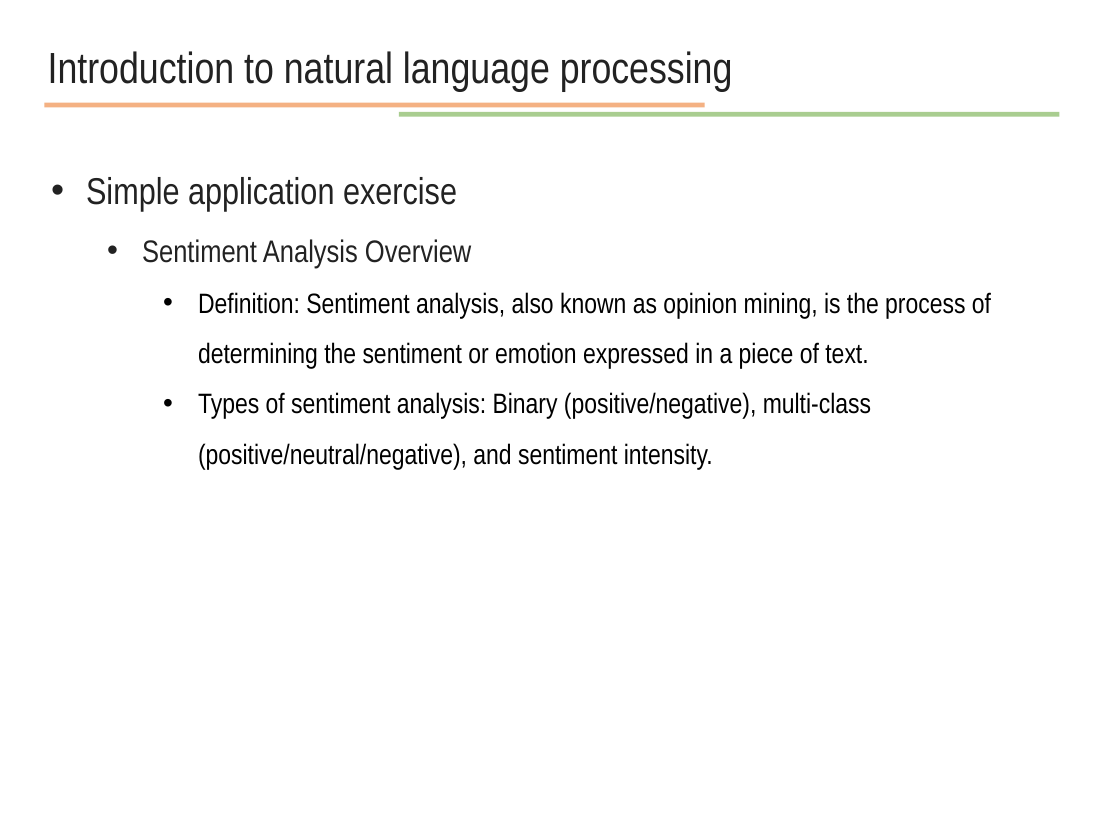
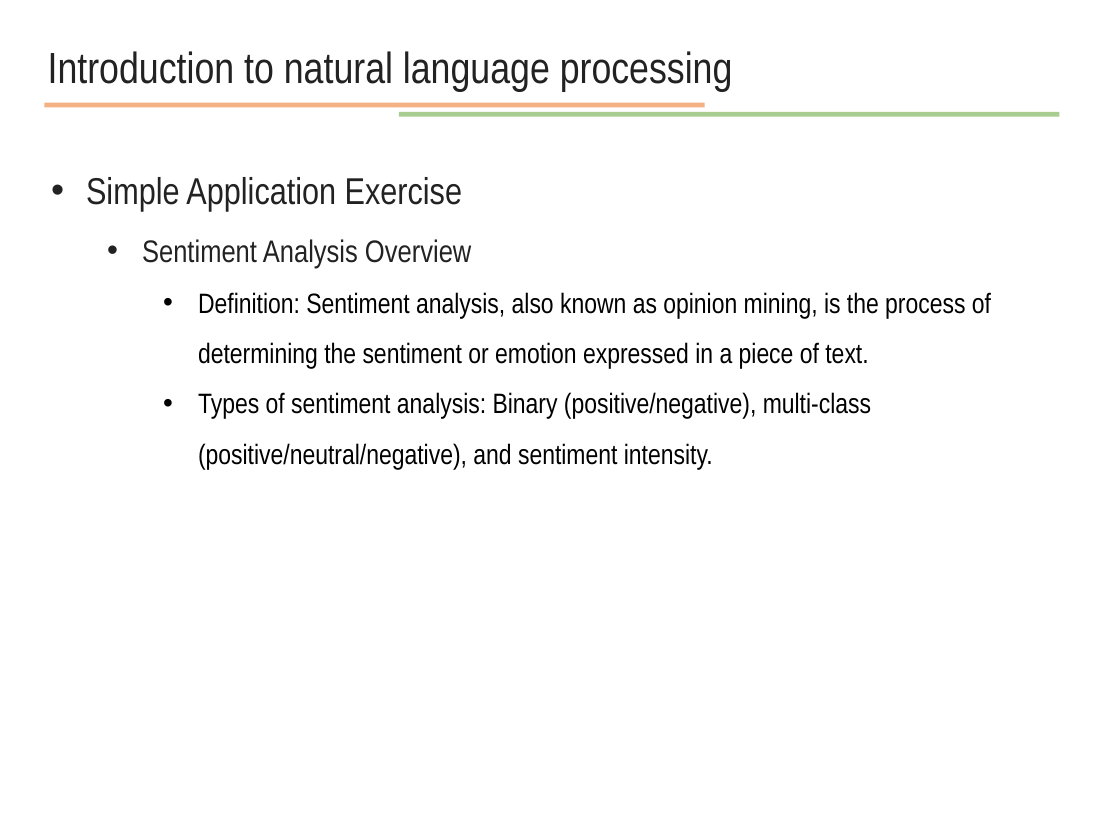
Before and after one commit to JunetaeKim/DeepLearningClass, a slide deck: slide 28 of Week14/week14 natural language processing.pptx. Drawn at 1120x840 pixels with LibreOffice and Linux fonts; fonts in the diff are those of the drawing. Boxes give left, top, right and bottom in pixels: in the first picture for what was removed or moved away, otherwise in the second. Text is boxed around its words. In the diff, an @@ line names an element or a change of style, - is before the commit and + after.

```diff
--- a/Week14/week14 natural language processing.pptx
+++ b/Week14/week14 natural language processing.pptx
@@ text at (86, 177, 462, 211): text changed @@
-• Simple application exercise
+• Simple Application Exercise
```
Also in this commit, not shown: 4 other slides changed, 1 slide added, 5 other files.
